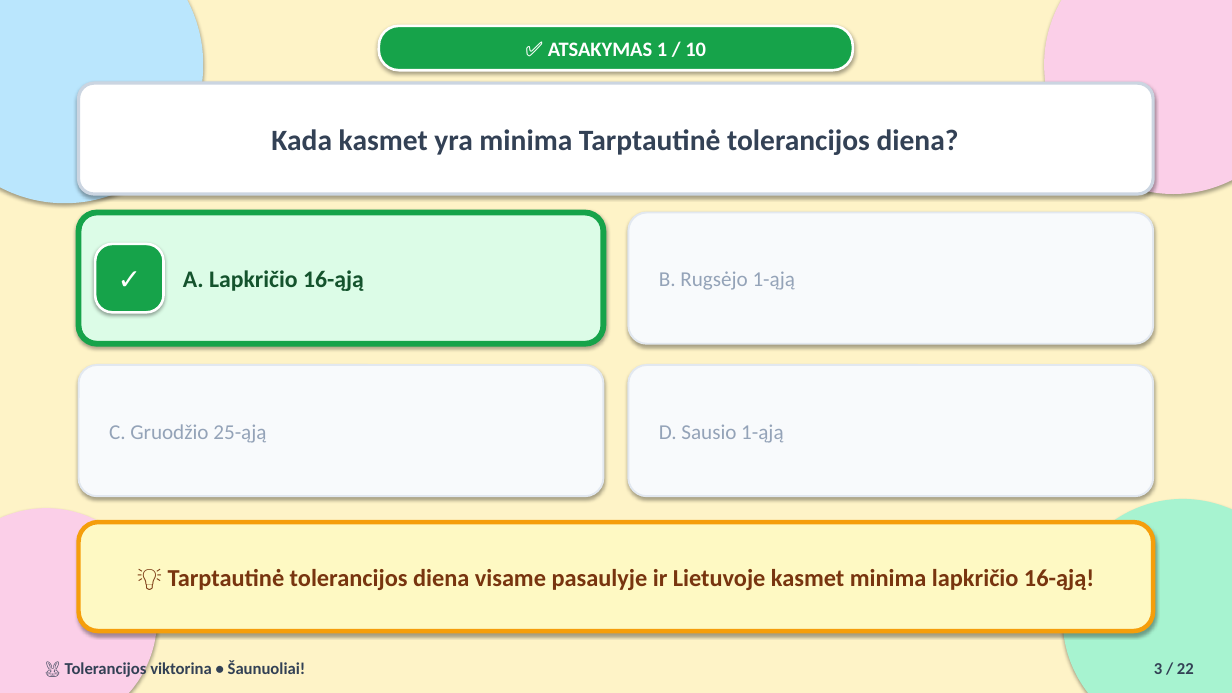
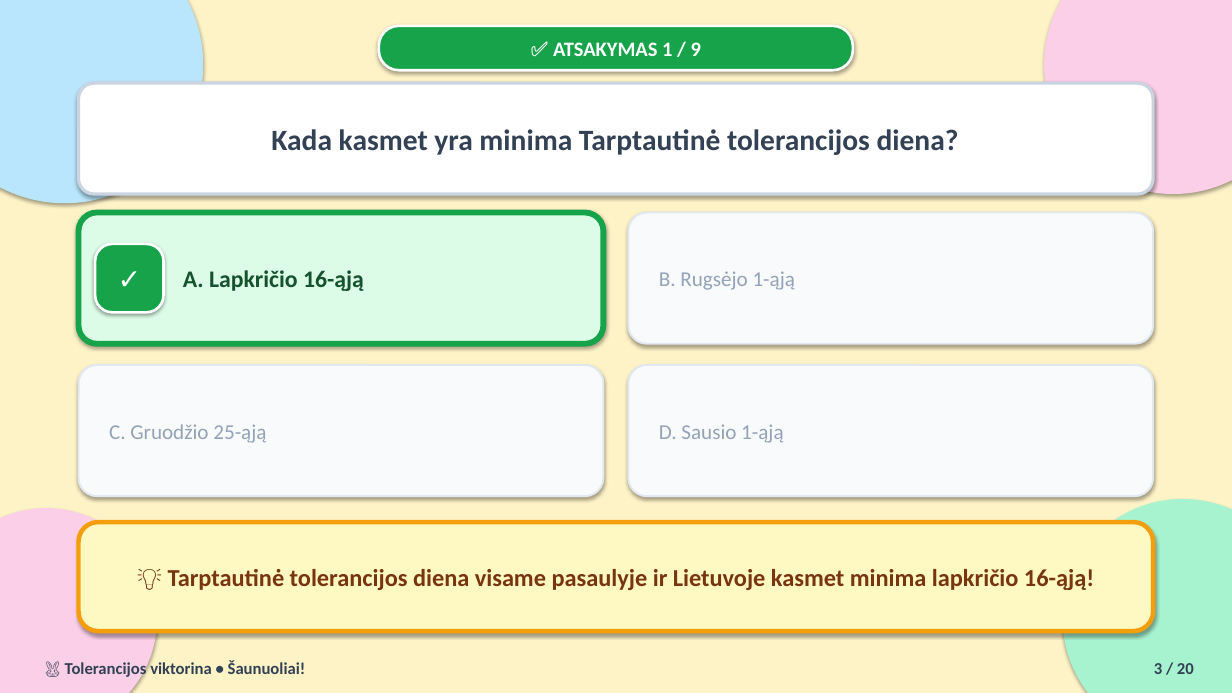
Before and after one commit to Artiomkalinin/tolerancijos-diena, a slide deck: slide 3 of Tolerancijos_viktorina.pptx. Drawn at 1232x693 pixels with LibreOffice and Linux fonts; fonts in the diff are those of the drawing. Boxes give left, top, right and bottom in pixels: in the first picture for what was removed or moved away, otherwise in the second. Text is boxed around its words. In the diff, an @@ line names an element or a change of style, - is before the commit and + after.

```diff
--- a/Tolerancijos_viktorina.pptx
+++ b/Tolerancijos_viktorina.pptx
@@ text at (553,42,701,56): text changed @@
-✅ ATSAKYMAS 1 / 10
+✅ ATSAKYMAS 1 / 9
@@ text at (1154,663,1194,674): text changed @@
-3 / 22
+3 / 20
```
Also in this commit, not shown: 19 other slides changed, 2 slides removed, 3 other files.
